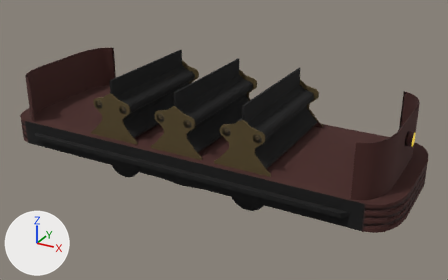
The glTF model public/trolley.glb: old version first, new version second.
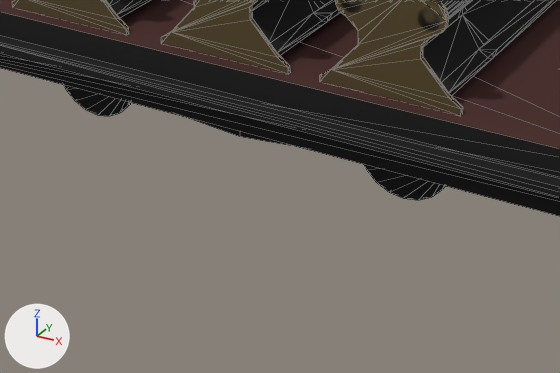
Old and new are each drawn whole from a 50 mm lens placed at (2.14, -3.68, 1.31), pointed at (0.11, 0.02, -0.54) and again close up on the part from 19% to 69% of the width and 47% to 100% of the height. The axes (+X, +Y, +Z) are drawn at lower left. The lights are the same throughout. The close-ups show mesh edges as thin lines. Where no turn or scale is listed for an object, it has been applied to the vertices. Vertices at the same position are counted once.

In view in the first close-up: 'defaultMaterial'.
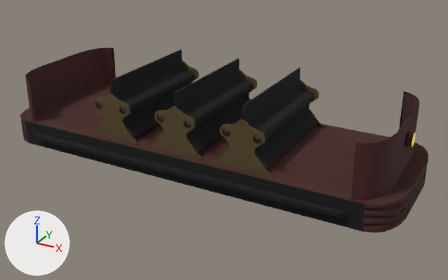
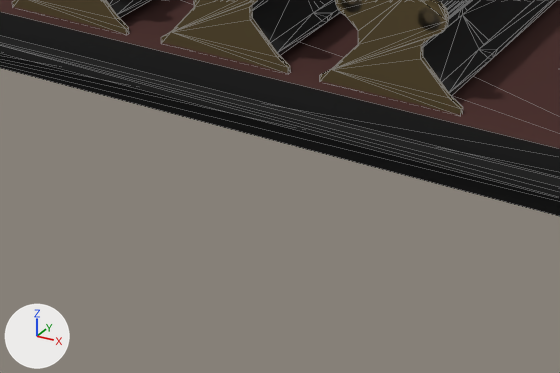
The edits, one by one:
me_defaultmaterial is used by ob_defaultmaterial; location (0.0, 0.0, 0.0).
me_defaultmaterial had 1448 vertices, 2641 faces and spanned x -1.53..1.53, y -0.56..0.57, z -0.83..-0.04.
me_defaultmaterial now has 1276 vertices, 2329 faces and spans x -1.53..1.53, y -0.56..0.57, z -0.67..-0.04.
me_defaultmaterial part 1: 6 loose pieces with 172 vertices, spanning x -0.66..0.65, y -0.37..0.4, z -0.83..-0.54, are deleted.

What differs and where, as boxes [x1, y1, x2, y2] in the close-ups (560 x 373 px):
part 1 of me_defaultmaterial, deleted (black): before [64, 85, 445, 200]
